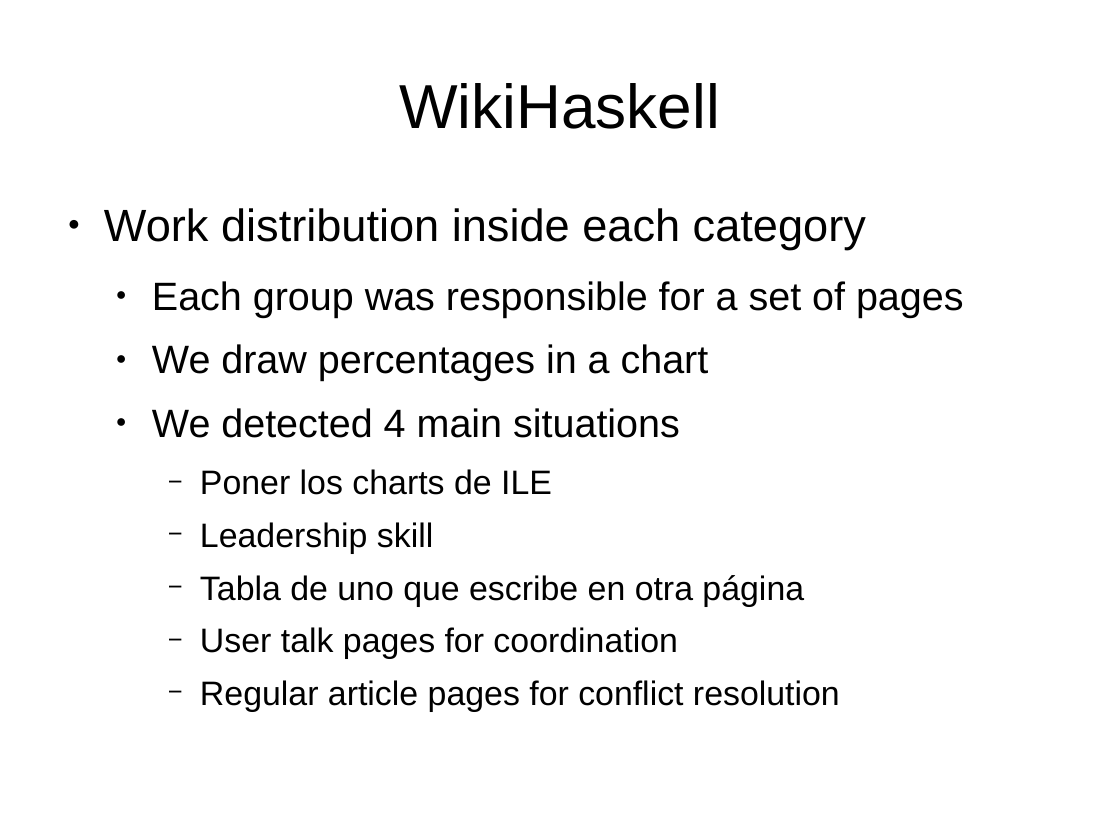
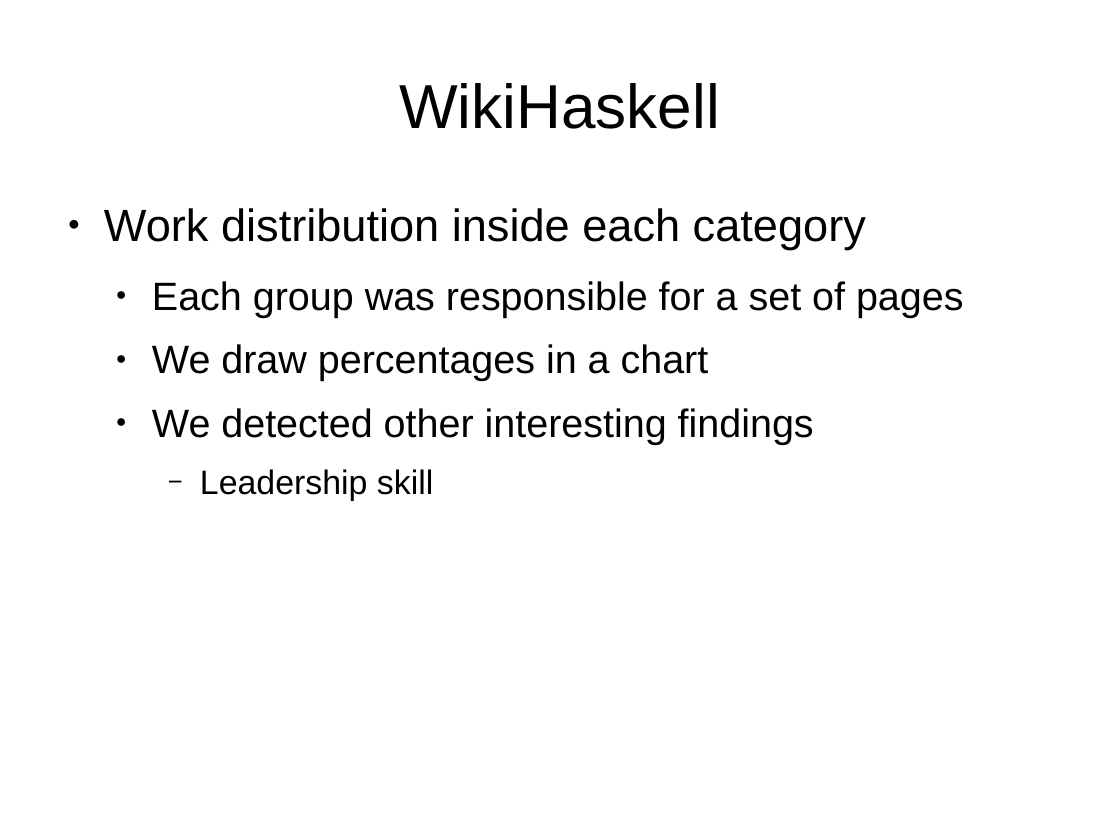
Before and after one commit to DrPantera/wikis4education, a slide deck: slide 23 of brunel-2014/wiki-assessment.odp (slide 21 before the commit). Drawn at 1120x840 pixels with LibreOffice and Linux fonts; fonts in the diff are those of the drawing. Boxes give left, top, right and bottom in pixels: in the first picture for what was removed or moved away, otherwise in the second. Text is boxed around its words. In the diff, an @@ line names an element or a change of style, - is before the commit and + after.

```diff
--- a/brunel-2014/wiki-assessment.odp
+++ b/brunel-2014/wiki-assessment.odp
@@ text at (152,408,814,444): text changed @@
-  ● We detected 4 main situations
-    − Poner los charts de ILE
+  ● We detected other interesting findings
@@ text at (200,575,840,712): paragraphs removed @@
-    − Tabla de uno que escribe en otra página
-    − User talk pages for coordination
-    − Regular article pages for conflict resolution
```
Also in this commit, not shown: 5 other slides changed, 4 slides added, 1 slide removed.
